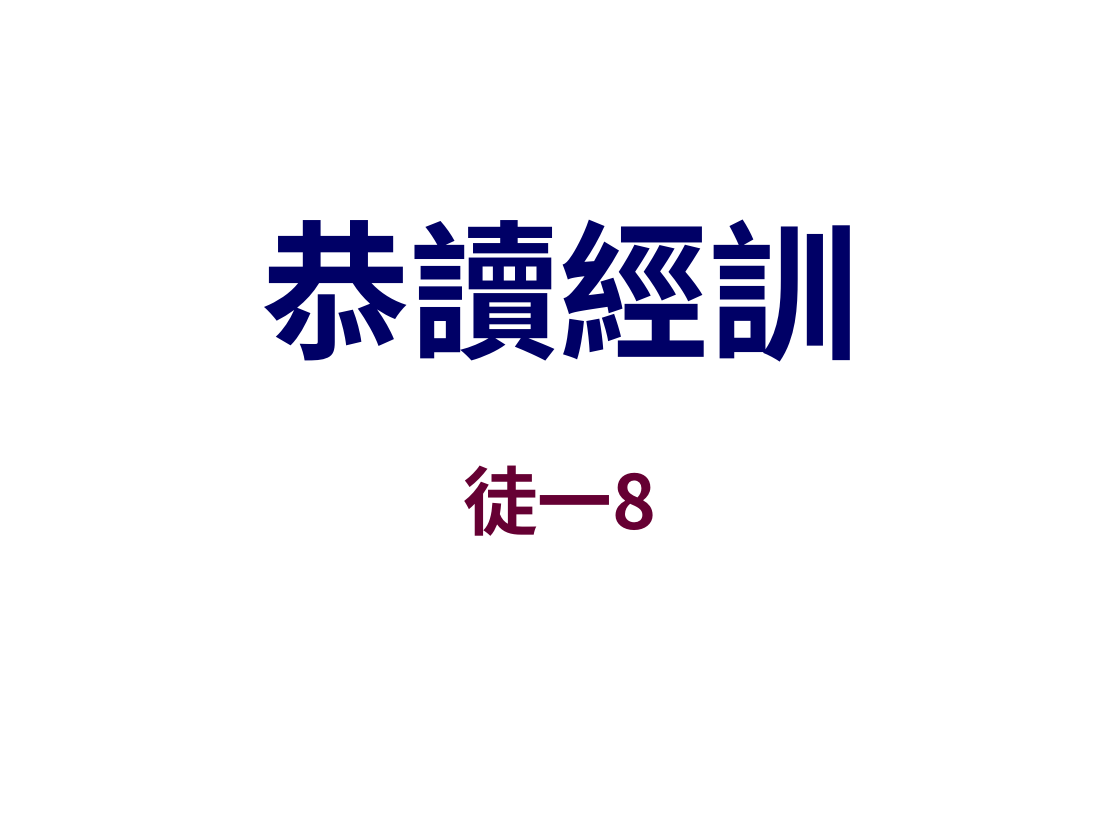
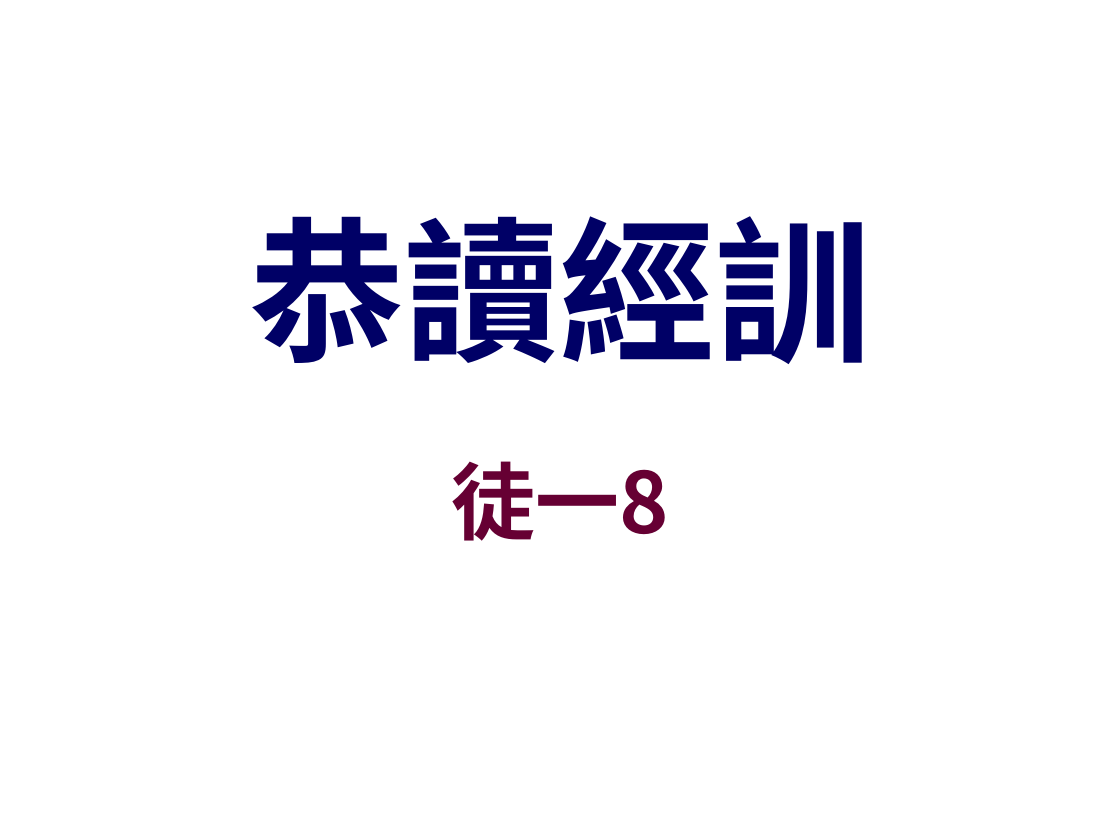
Before and after one commit to batisuoc/other-ppts, a slide deck: slide 10 of 崇拜流程.pptx. Drawn at 1120x840 pixels with LibreOffice and Linux fonts; fonts in the diff are those of the drawing; background and template pictures are left out. Boxes give left, top, right and bottom in pixels: in the first picture for what was removed or moved away, otherwise in the second. Text is boxed around its words. In the diff, an @@ line names an element or a change of style, - is before the commit and + after.

```diff
--- a/崇拜流程.pptx
+++ b/崇拜流程.pptx
@@ title "恭讀經訓" at <box>249,216,871,364</box>: size 96 to 100 pt @@
@@ text "徒一8" at <box>451,461,669,541</box>: size 48 to 54 pt @@
```
Also in this commit, not shown: 20 other slides changed, 7 other files.
